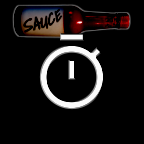
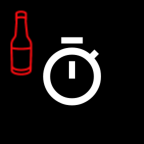
Layer changes from the first 144x144 image to the second:
hid "timer_FILL0_wght700_GRAD0_opsz48.svg copy" over [39, 33, 103, 110]
added layer "mac-trayicon@2x.png copy" above "Pasted Layer #1" over [10, 10, 33, 76]
hid "Pasted Layer #1", opacity 100% → 40%, blend pin light → normal over [12, 4, 131, 39]
added layer "timer_FILL0_wght700_GRAD0_opsz48.svg copy #1" above "BG" over [42, 36, 102, 106]
